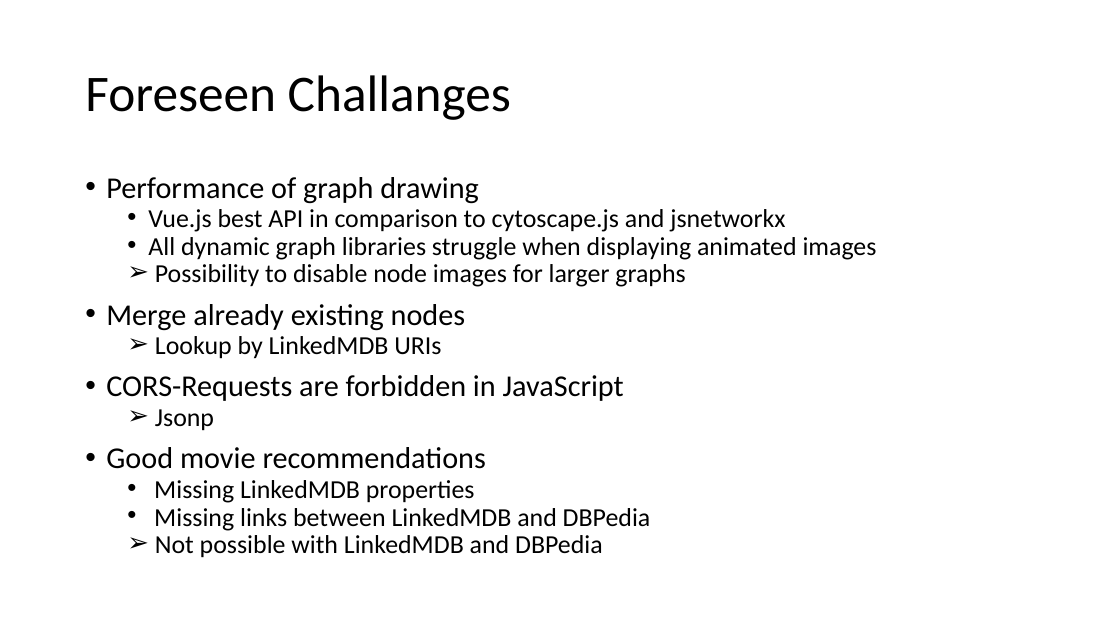
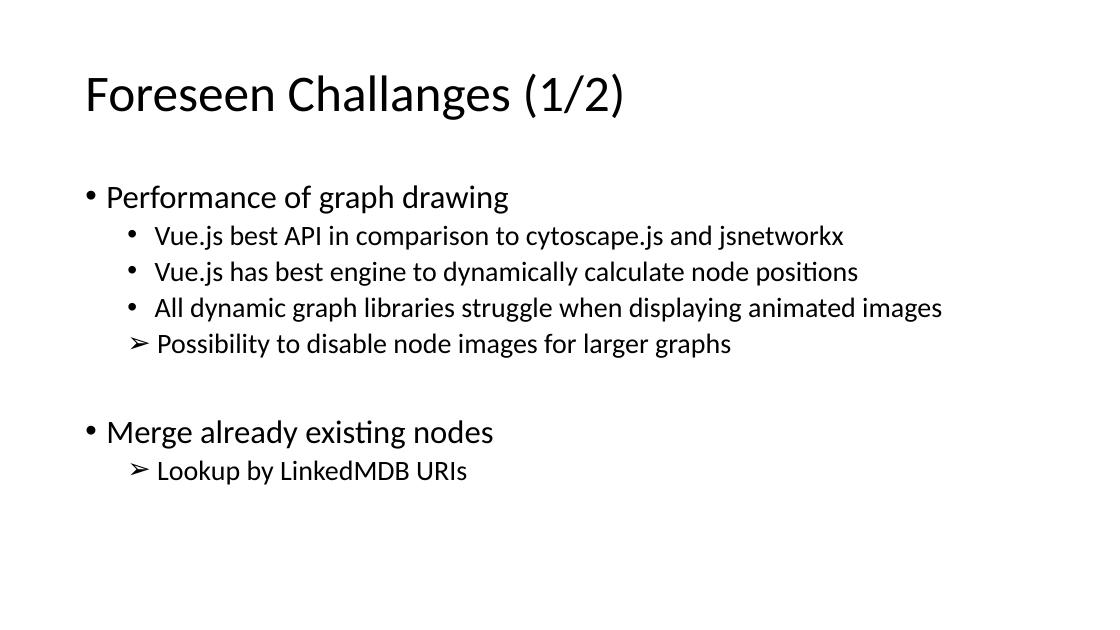
Before and after one commit to mathiasmoeller/LinkedMovieApp, a slide deck: slide 3 of Linked Movie Exploration Graph.pptx. Drawn at 1120x630 pixels with LibreOffice and Linux fonts; fonts in the diff are those of the drawing; background and template pictures are left out. Boxes give left, top, right and bottom in pixels: in the first picture for what was removed or moved away, otherwise in the second. Text is boxed around its words. In the diff, an @@ line names an element or a change of style, - is before the commit and + after.

Commit message:
Updated Presentation

```diff
--- a/Linked Movie Exploration Graph.pptx
+++ b/Linked Movie Exploration Graph.pptx
@@ title at box(85, 73, 626, 120): text changed @@
-Foreseen Challanges
+Foreseen Challanges (1/2)
@@ text at box(106, 185, 942, 485): size 25.9 to 28 pt in "Performance of graph drawing", "Merge already existing nodes"; size 22.2 to 24 pt in "Vue.js best API in comparison to cytoscape.js ...", "All dynamic graph libraries struggle when displaying ...", "Possibility to disable node images for larger ...", "Lookup by LinkedMDB URIs"; line spacing 0.9 to 1.1; line spacing 0.7 to 0.9 @@
@@ text at box(155, 261, 859, 286): paragraph added @@
+  • Vue.js has best engine to dynamically calculate node positions
@@ text at box(106, 375, 651, 558): paragraphs removed @@
-• CORS-Requests are forbidden in JavaScript
-  ➢ Jsonp
-• Good movie recommendations
-  • Missing LinkedMDB properties
-  • Missing links between LinkedMDB and DBPedia
-  ➢ Not possible with LinkedMDB and DBPedia
```
Also in this commit, not shown: 1 other slide changed, 1 slide added, 1 other file.
